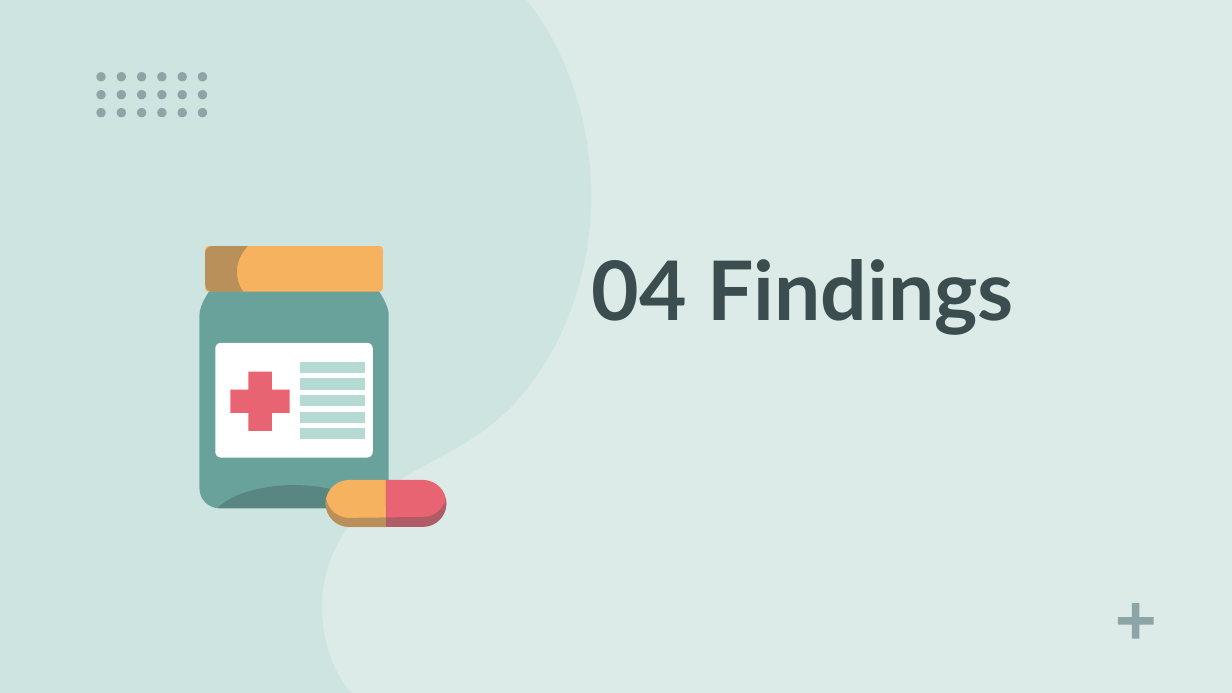
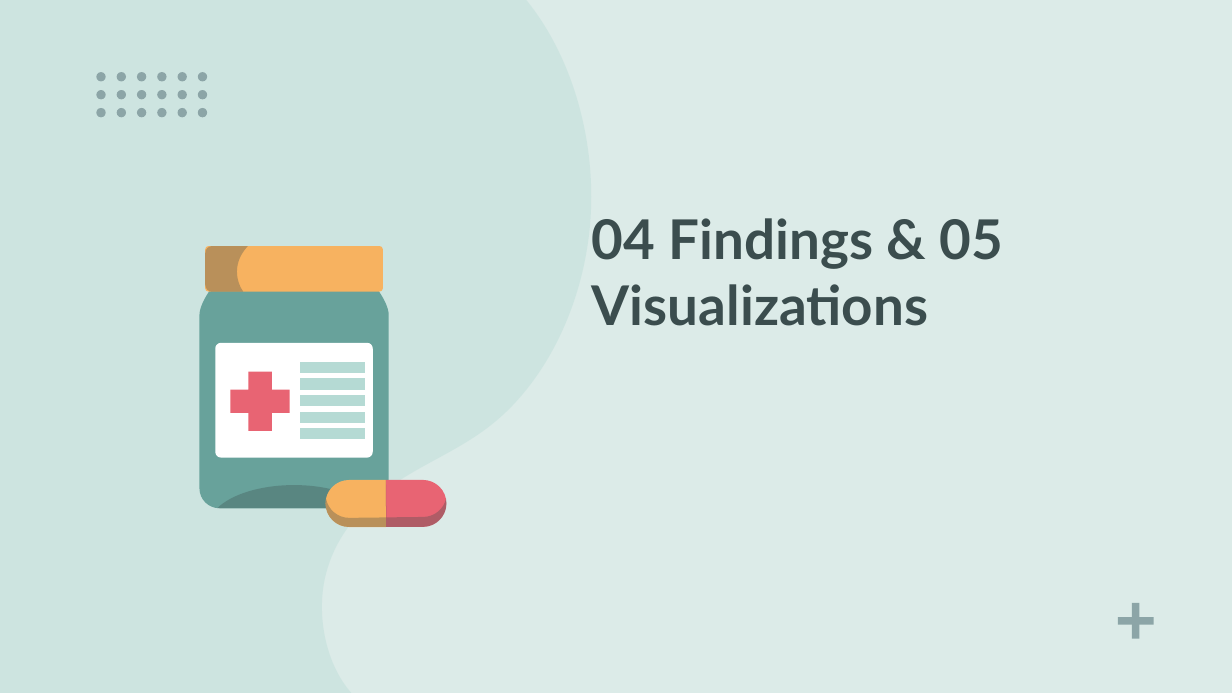
Before and after one commit to jm18443/Project-4, a slide deck: slide 9 of Project-4 Presentation.pptx (slide 8 before the commit). Drawn at 1232x693 pixels with LibreOffice and Linux fonts; fonts in the diff are those of the drawing. Boxes give left, top, right and bottom in pixels: in the first picture for what was removed or moved away, otherwise in the second. Text is boxed around its words. In the diff, an @@ line names an element or a change of style, - is before the commit and + after.

Commit message:
final commit presentation

```diff
--- a/Project-4 Presentation.pptx
+++ b/Project-4 Presentation.pptx
@@ title at [592,218,1004,326]: text changed; size 48 to 32 pt @@
-04 Findings
+04 Findings & 05 Visualizations
```
Also in this commit, not shown: 1 other slide changed, 1 slide added.
